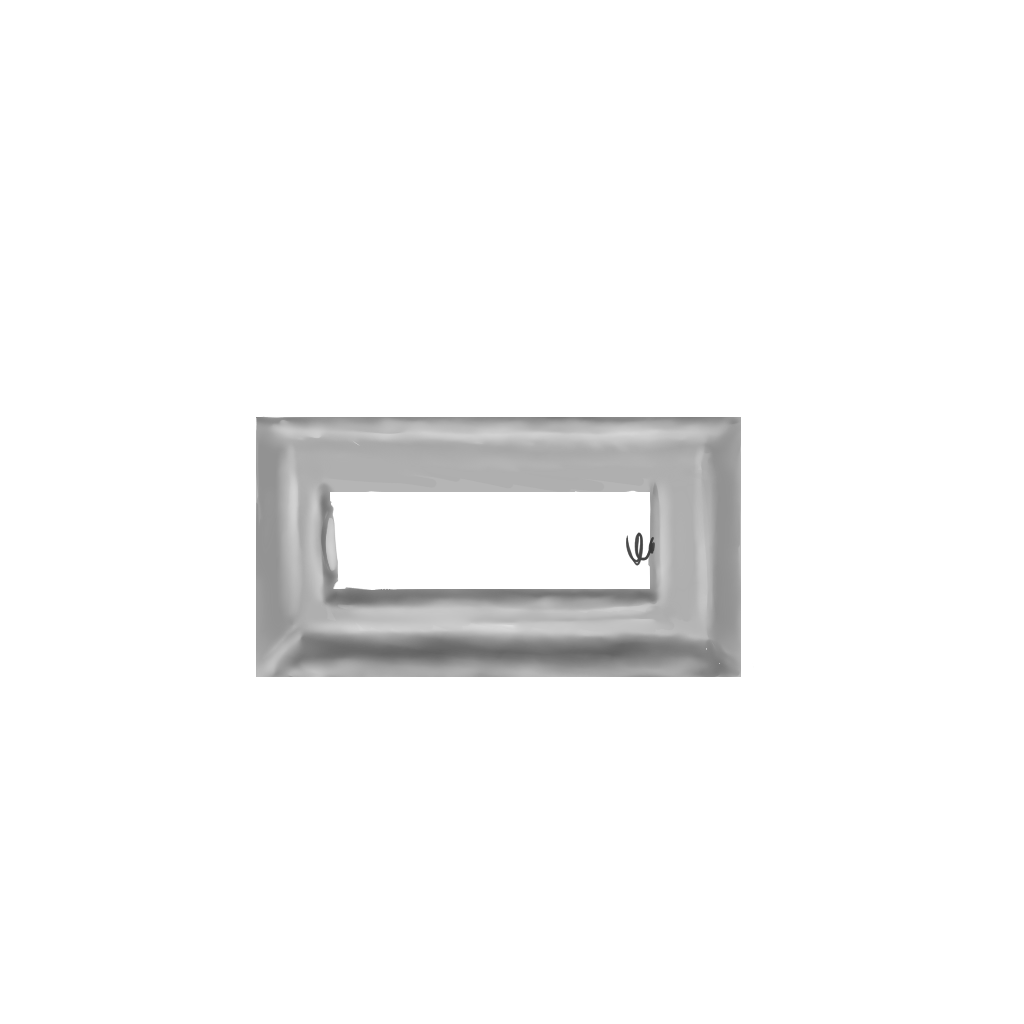
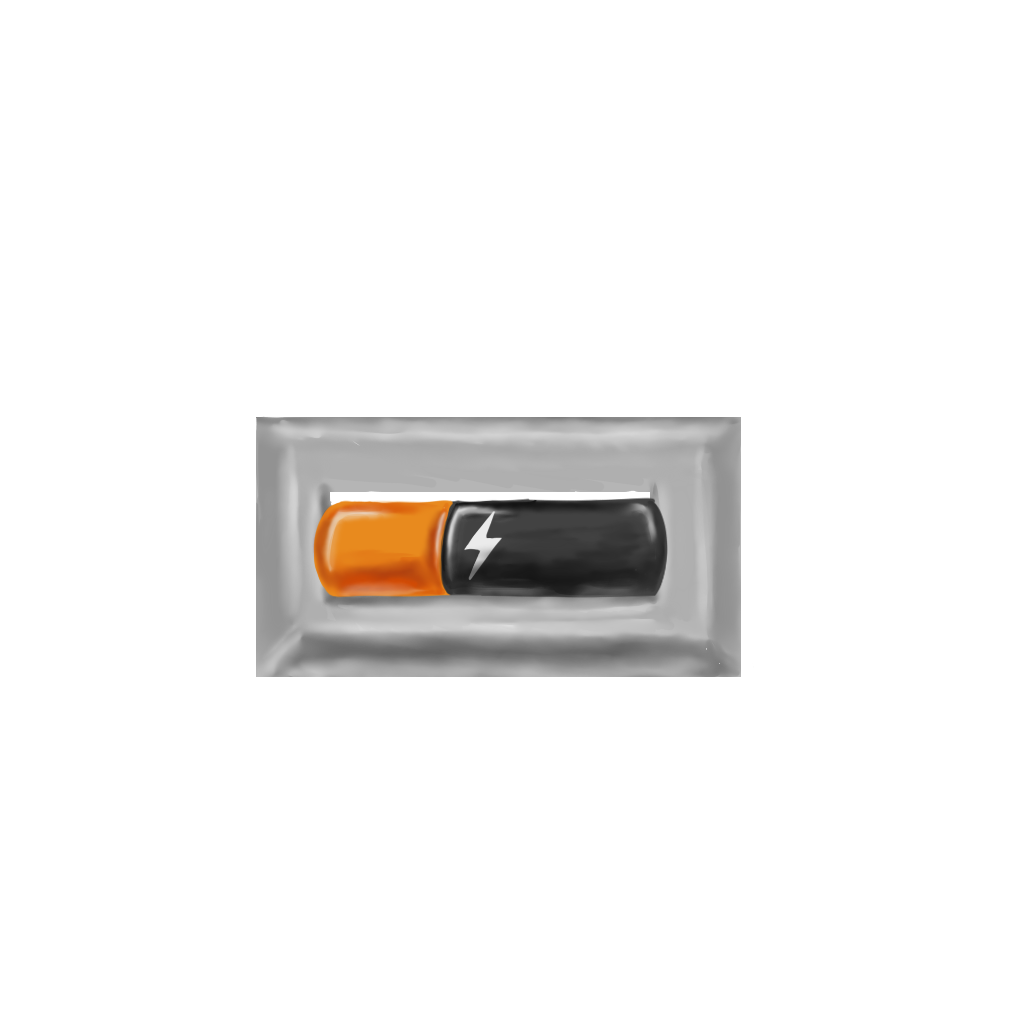
Comparing the layer stacks of the two w=1024, h=1024 images. Changes:
pixels changed over <box>312,497,668,600</box> (layer not identified)
